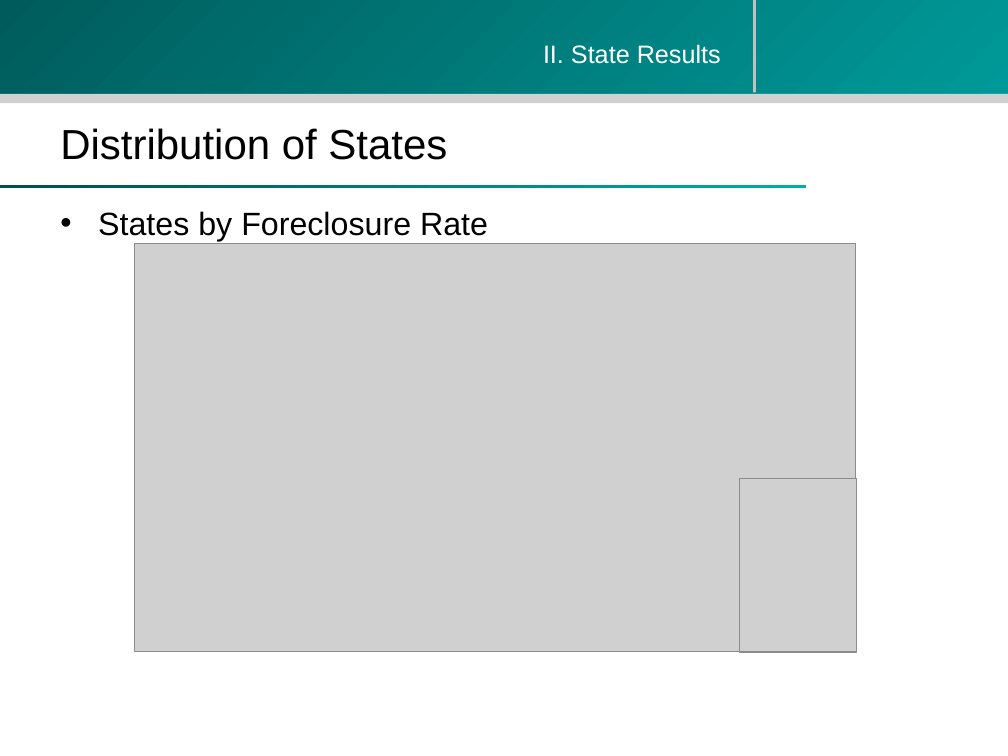
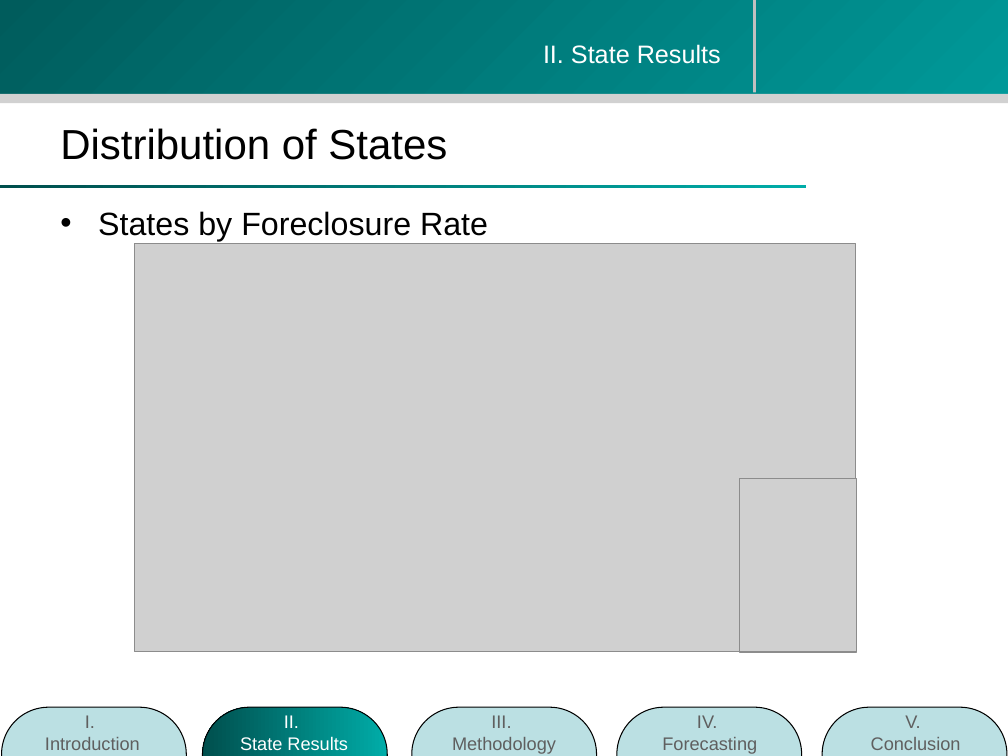
Before and after one commit to zhouzhenghui/svnrepository, a slide deck: slide 6 of SVNRepository/Presentation/M.Eng Final Presentation-take2.ppt. Drawn at 1008x756 pixels with LibreOffice and Linux fonts; fonts in the diff are those of the drawing; grey boxes stand for pictures; background and template pictures are left out. Boxes give left, top, right and bottom in pixels: in the first picture for what was removed or moved away, otherwise in the second. Text is boxed around its words. In the diff, an @@ line names an element or a change of style, - is before the commit and + after.

```diff
--- a/SVNRepository/Presentation/M.Eng Final Presentation-take2.ppt
+++ b/SVNRepository/Presentation/M.Eng Final Presentation-take2.ppt
@@ group added at [2, 708, 1007, 756]: 5 rounded rectangles, 5 texts @@
+I.
+Introduction
+II.
+State Results
+III.
+Methodology
+IV.
+Forecasting
+V.
+Conclusion
```
Also in this commit, not shown: 5 other slides changed.
